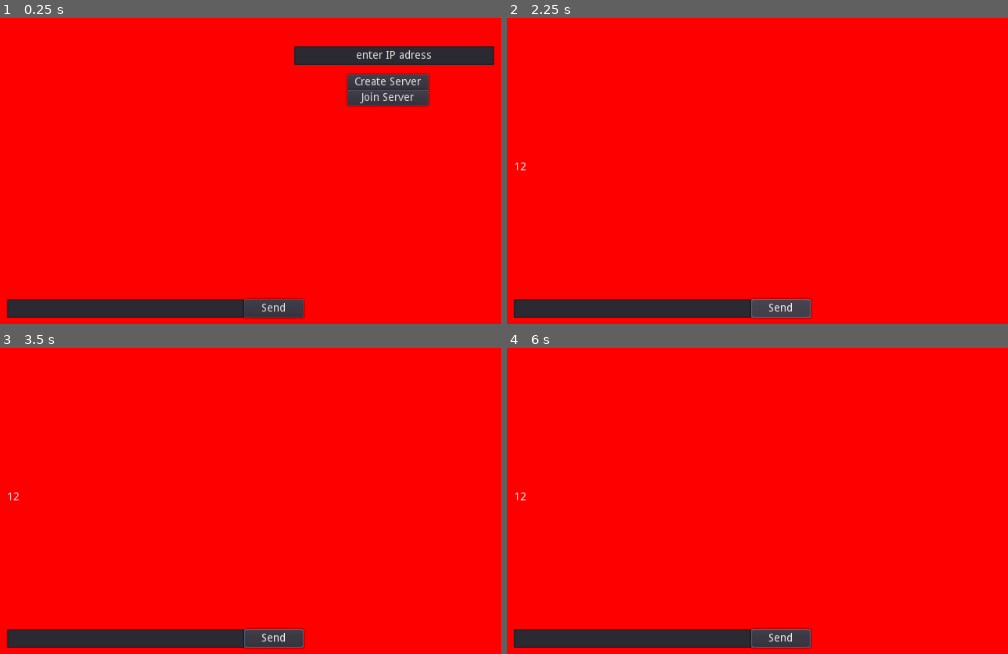
Above: before the commit, frames 1-4 (two rows, left to right).
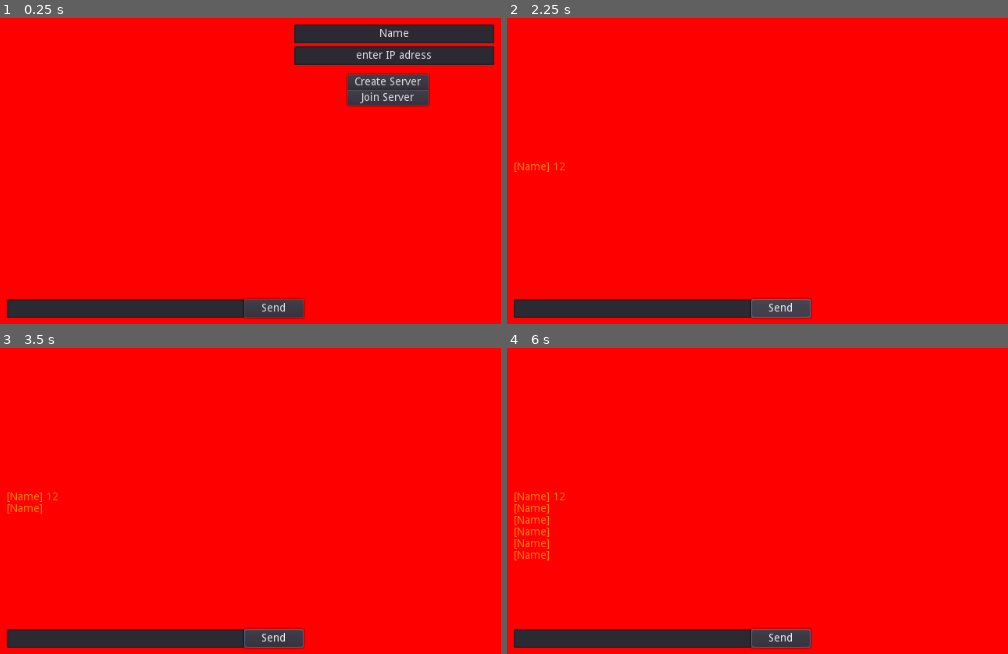
Above: after the commit, the same moments.

Repository: Yagoi23/2D-RTS
Game: Godot game, scene res://Multiplayer/NetworkSetup.tscn
Two runs of this game, one before a commit and one after it. Both use one fixed random seed, a clock stepped at 60 frames per second and the inputs below.
Inputs (mouse positions are in pixels of both pictures, inside the frame that each line leads up to):
- Up to frame 1 (0.25 s): no input
- Up to frame 2 (2.25 s): click (632, 308) at 0.52 s; type "12" at 0.6 s; click "Create Server" at 1.25 s; click "Send" at 2 s
- Up to frame 3 (3.5 s): tap Enter at 2.75 s; move the mouse to (outside the picture) at 2.77 s; hold D (player_move_right) from 2.78 s (still down); tap Q (attack_move) at 2.85 s; click (outside the picture) at 2.92 s
- Up to frame 4 (6 s): release D (player_move_right) at 3.5 s; tap Space at 3.5, 5 s; drag from (737, 442) to (852, 513) at 3.52 s; tap Enter at 4.25, 5.75 s; move the mouse to (outside the picture) at 4.27 s; hold D (player_move_right) 4.28-5 s; hold 2 (enter_build_mode) 4.28-5 s; drag from (852, 513) to (657, 351) at 5.02 s; move the mouse to (outside the picture) at 5.77 s; hold A (player_move_left) from 5.78 s (still down); tap E (hold) at 5.85 s

The runs differ from the first frame. In frame 1, 2.6% of the frame differs, in the area x 58-99%, y 1-9%; in frame 2, 0.1%; in frame 3, 0.2%; in frame 4, 0.7%.
Error before the commit: Invalid get index '3' (on base: 'Array'). (res://Multiplayer/Network.gd:11)
Error after the commit: Invalid get index '3' (on base: 'Array'). (res://Multiplayer/Network.gd:17)

Commit message:
having a painful time with messages being duplicated

Diff:
--- a/Multiplayer/Chat.gd
+++ b/Multiplayer/Chat.gd
@@ -2,25 +2,38 @@
 
 onready var message = $LineEdit#.text
 onready var history = $Label#.text
+var Name = null
 
 func _process(delta):
 	#if(Input.is_action_just_pressed("return_key")):
 		#Check it's not an empty space, if it isn't, then sendmessage
-	pass
+	Name = str(Network.PlayerID)
 
 remote func send_chat(txt):
+	history.bbcode_text += "[color=#ffffff]"#+str(Network.PlayerID)+" "
 	history.bbcode_text += txt
-	history.bbcode_text += ""
+	history.bbcode_text += "\n"
 
 func create_message() -> String:
-	return message.text
+	history.bbcode_text += "[color=#ff8400]"+str(Network.PlayerID)+" "
+	history.bbcode_text += message.text
+	history.bbcode_text += "\n"
+	return history.text
 
+func create_message_to_send() -> String:
+	#history.bbcode_text += "[color=#ff8400]"+str(Network.PlayerID)+" "
+	history.bbcode_text += message.text
+	history.bbcode_text += "\n"
+	return history.text
 
 func _on_SendChatButton_pressed():
 	if(message.text != "\n"):
 		#Create the message and tell everyone else to add it to their history
 		rpc_unreliable("send_chat",create_message())
-		history.bbcode_text += create_message()
+		#create_message()
+		#history.push_color(Color.blue)
+		#history.bbcode_text += create_message()
+
 		message.text = ""
 	else:
 		message.text = ""
--- a/Multiplayer/Chat.tscn
+++ b/Multiplayer/Chat.tscn
@@ -18,6 +18,7 @@
 margin_top = 92.0
 margin_right = -104.0
 margin_bottom = 266.0
+bbcode_enabled = true
 scroll_following = true
 
 [node name="SendChatButton" type="Button" parent="."]
--- a/Multiplayer/Network.gd
+++ b/Multiplayer/Network.gd
@@ -1,10 +1,16 @@
 extends Node
+#class Name NetworkVirtual
 
 const DEFAULT_PORT = 28960
 const MAX_CLIENTS = 6
 
 var server = null
 var client = null
+
+var user_list : Dictionary
+
+var PlayerID = null
+var user_name : String = "Unammed Player"
 
 var ip_adress = ""
 func _ready() -> void:
@@ -22,14 +28,30 @@
 	server = NetworkedMultiplayerENet.new()
 	server.create_server(DEFAULT_PORT, MAX_CLIENTS)
 	get_tree().set_network_peer(server)
+	#PlayerID = ip_adress
 
 func join_server() -> void:
 	client = NetworkedMultiplayerENet.new()
 	client.create_client(ip_adress, DEFAULT_PORT)
 	get_tree().set_network_peer(client)
+	#PlayerID = ip_adress
 
 func _connected_to_server() -> void:
 	print("succesfully connected")
+	#rpc_unreliable("send_name",create_name())
+
+func create_name() -> String:
+	return str(PlayerID)
 
 func _server_disconnected() -> void:
 	print("server disconnected")
+
+remote func update_user(user):
+	user_list[str(user[0])] = user[1]
+	emit_signal("update_user_list")
+	rpc_unreliable("client_update",user_list)
+	pass
+
+remote func client_update(update_user_list):
+	user_list = update_user_list
+	emit_signal("update_user_list")
--- a/Multiplayer/NetworkSetup.gd
+++ b/Multiplayer/NetworkSetup.gd
@@ -6,6 +6,8 @@
 #onready var ChatText = $InServerControl/Label
 
 onready var DeviceIPAdress = $CanvasLayer/DeviceIPAdress
+#var playerID = null
+onready var Name = $Name/LineEdit
 
 func _ready() -> void:
 	get_tree().connect("network_peer_connected", self, "_player_connected")
@@ -14,19 +16,26 @@
 
 	DeviceIPAdress.text = Network.ip_adress
 
+func _process(delta):
+	Network.PlayerID = "["+Name.text+"]"
+
 func _player_connected(id) -> void:
 	print("Player "+str(id)+" has connected")
+	#playerID = id
 
 func _player_disconnected(id) -> void:
 	print("Player "+str(id)+" has disconnected")
 
 func _on_Create_Server_pressed():
+	Network.user_name = Name.text
 	MultiplayerConfigUi.hide()
+	Name.hide()
 	Network.create_server()
 
 func _on_Join_Server_pressed():
 	if ServerIPAdressBar.text != "":
 		MultiplayerConfigUi.hide()
+		Name.hide()
 		Network.ip_adress = ServerIPAdressBar.text
 		Network.join_server()
 
--- a/Multiplayer/NetworkSetup.tscn
+++ b/Multiplayer/NetworkSetup.tscn
@@ -57,5 +57,17 @@
 
 [node name="Chat" parent="." instance=ExtResource( 2 )]
 
+[node name="Name" type="Control" parent="."]
+margin_right = 40.0
+margin_bottom = 40.0
+
+[node name="LineEdit" type="LineEdit" parent="Name"]
+margin_left = -120.0
+margin_top = -84.0
+margin_right = 136.0
+margin_bottom = -60.0
+text = "Name"
+align = 1
+
 [connection signal="pressed" from="MultiplayerConfig/Create_Server" to="." method="_on_Create_Server_pressed"]
 [connection signal="pressed" from="MultiplayerConfig/Join_Server" to="." method="_on_Join_Server_pressed"]
